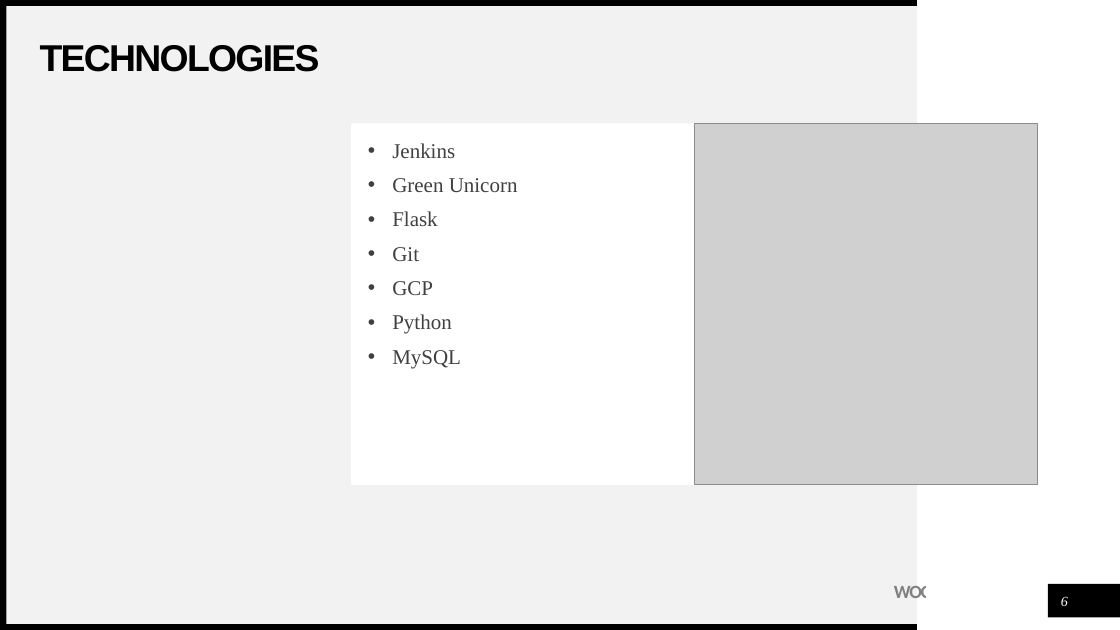
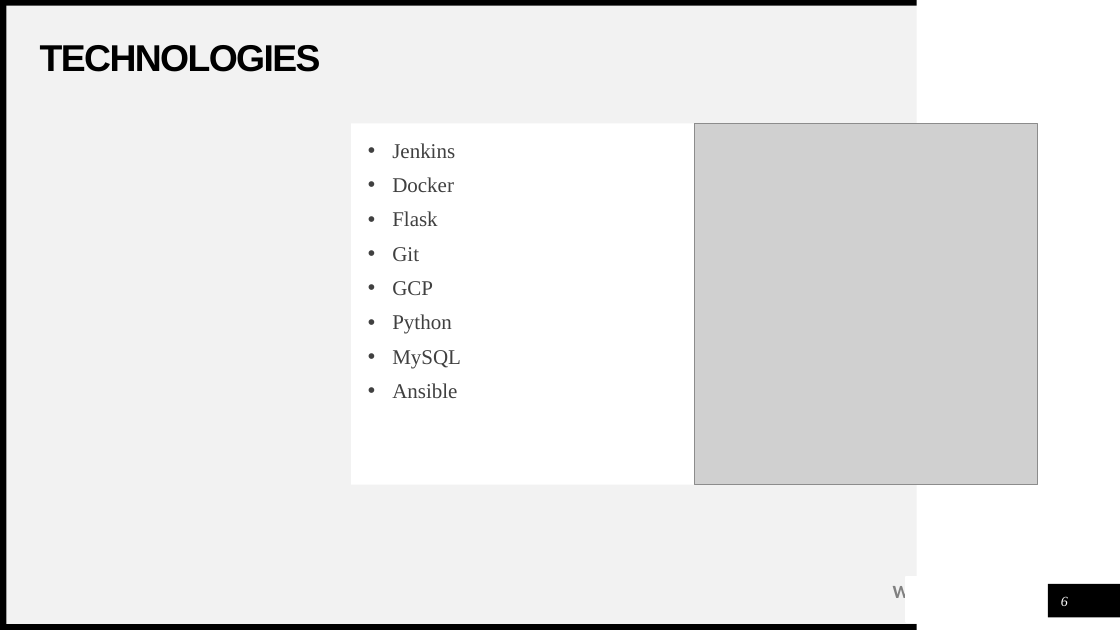
Before and after one commit to Marbul83/PiersProject, a slide deck: slide 6 of Media/DnDPresentation.pptx. Drawn at 1120x630 pixels with LibreOffice and Linux fonts; fonts in the diff are those of the drawing; grey boxes stand for pictures. Boxes give left, top, right and bottom in pixels: in the first picture for what was removed or moved away, otherwise in the second. Text is boxed around its words. In the diff, an @@ line names an element or a change of style, - is before the commit and + after.

```diff
--- a/Media/DnDPresentation.pptx
+++ b/Media/DnDPresentation.pptx
@@ rectangle "Jenkins" at (x1=351, y1=124, x2=695, y2=485): text to rectangle @@
@@ text in rectangle at (x1=392, y1=177, x2=454, y2=192): text changed @@
-• Green Unicorn
+• Docker
@@ text in rectangle at (x1=392, y1=383, x2=457, y2=398): paragraph added @@
+• Ansible
@@ text "WOODGROVE BANK" at (x1=893, y1=586, x2=993, y2=598): letter spacing -1 to -0.9 pt @@
@@ rectangle resized from (x1=927, y1=577, x2=1046, y2=622) to (x1=907, y1=577, x2=1045, y2=622) @@
@@ rectangle at (x1=907, y1=577, x2=1045, y2=622): outline #FFFFFF 1 pt to #FFFFFF 2 pt @@
```
Also in this commit, not shown: 8 other slides changed, 5 slides added, 7 slides removed, 2 other files.
